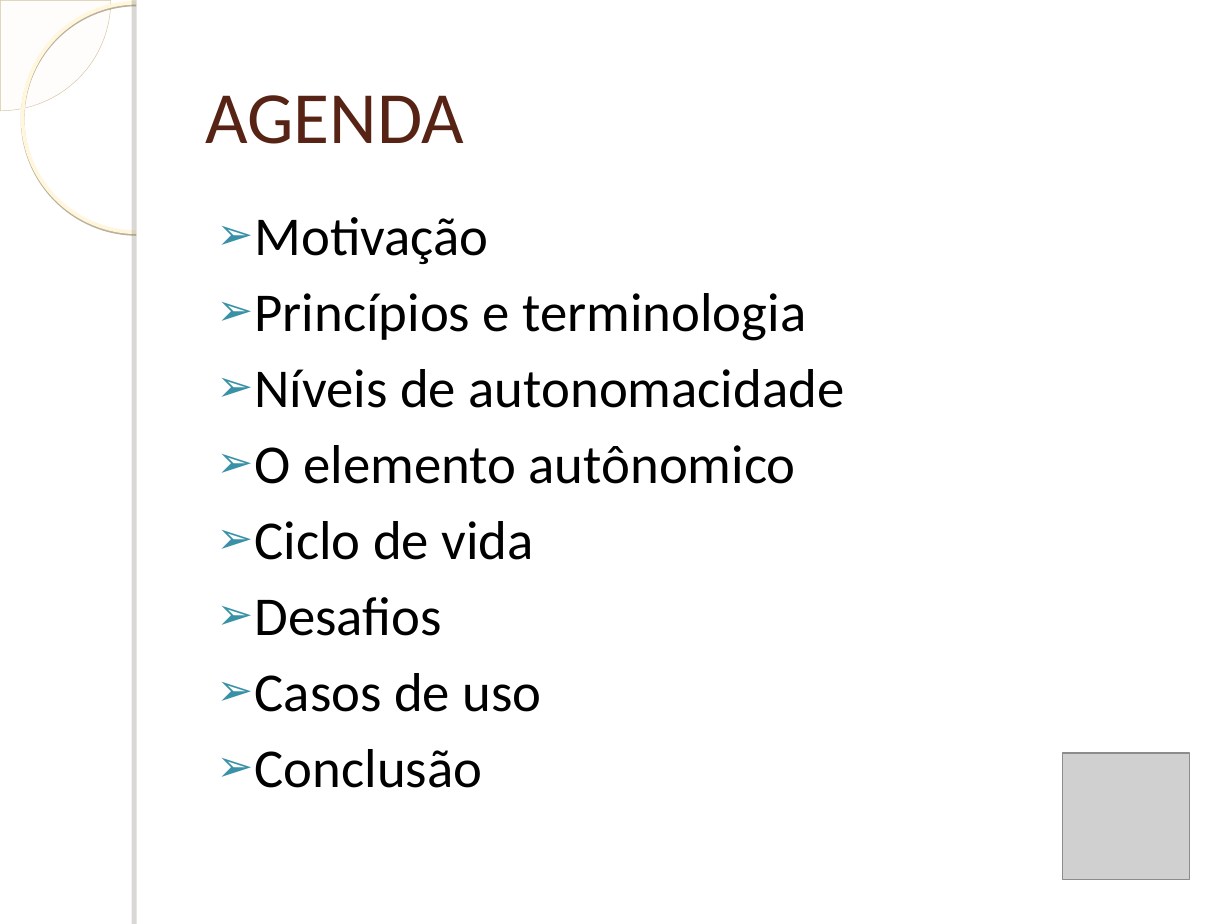
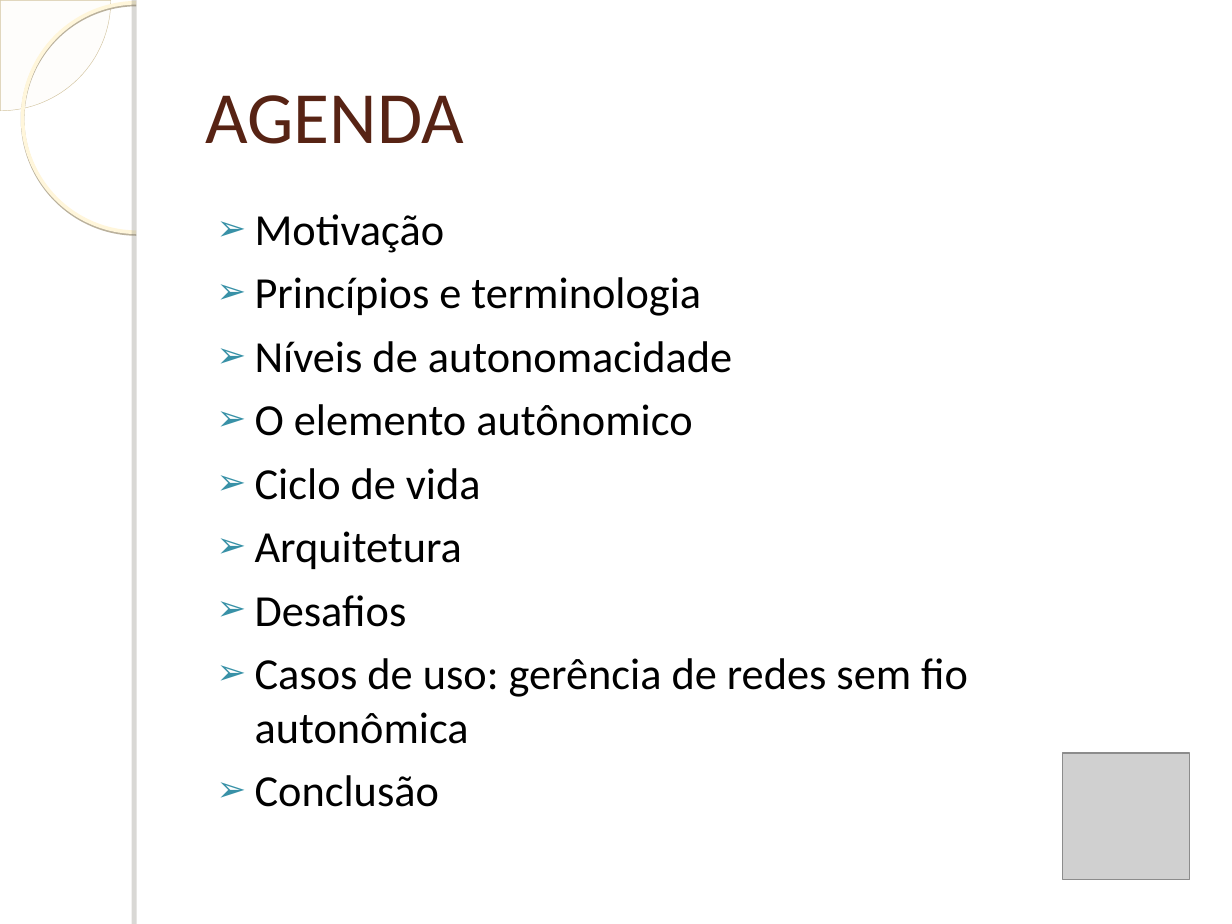
Before and after one commit to humbertogaliza/relatorio-mob655, a slide deck: slide 2 of Apresentação Redes Autonômicas.ppt. Drawn at 1232x924 pixels with LibreOffice and Linux fonts; fonts in the diff are those of the drawing; grey boxes stand for pictures; background and template pictures are left out. Boxes give left, top, right and bottom in pixels: in the first picture for what was removed or moved away, otherwise in the second. Text is boxed around its words. In the diff, an @@ line names an element or a change of style, - is before the commit and + after.

```diff
--- a/Apresentação Redes Autonômicas.ppt
+++ b/Apresentação Redes Autonômicas.ppt
@@ text at [255,214,732,807]: size 32 to 25.9 pt in "Motivação", "Princípios e terminologia", "Níveis de autonomacidade", "O elemento autônomico" and 3 more places @@
@@ text at [255,531,462,569]: paragraph added @@
+➢ Arquitetura
@@ text at [255,658,968,744]: text changed; size 32 to 25.9 pt @@
-➢ Casos de uso
+➢ Casos de uso: gerência de redes sem fio autonômica
```
Also in this commit, not shown: 5 other slides changed, 5 slides added, 1 slide removed, 1 other file.
